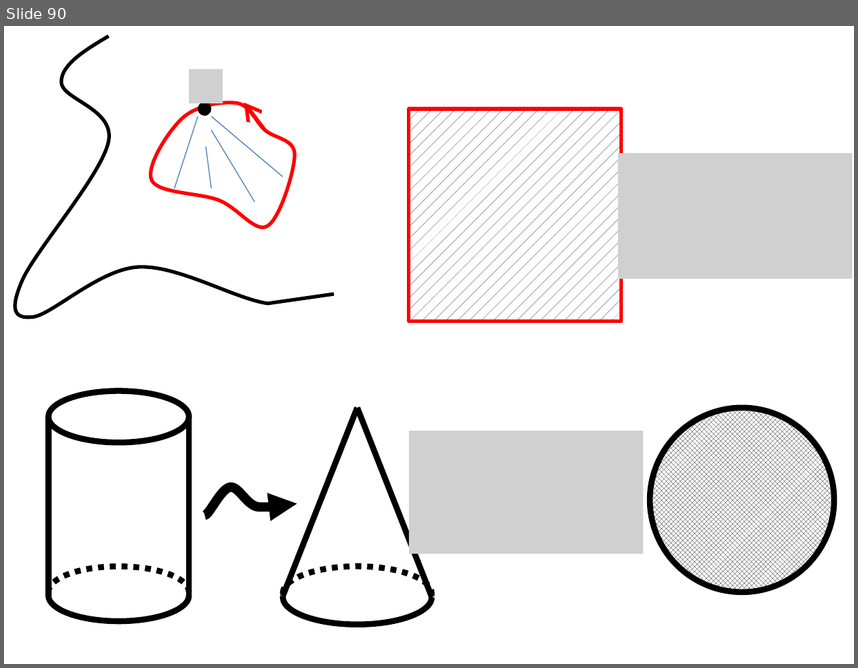
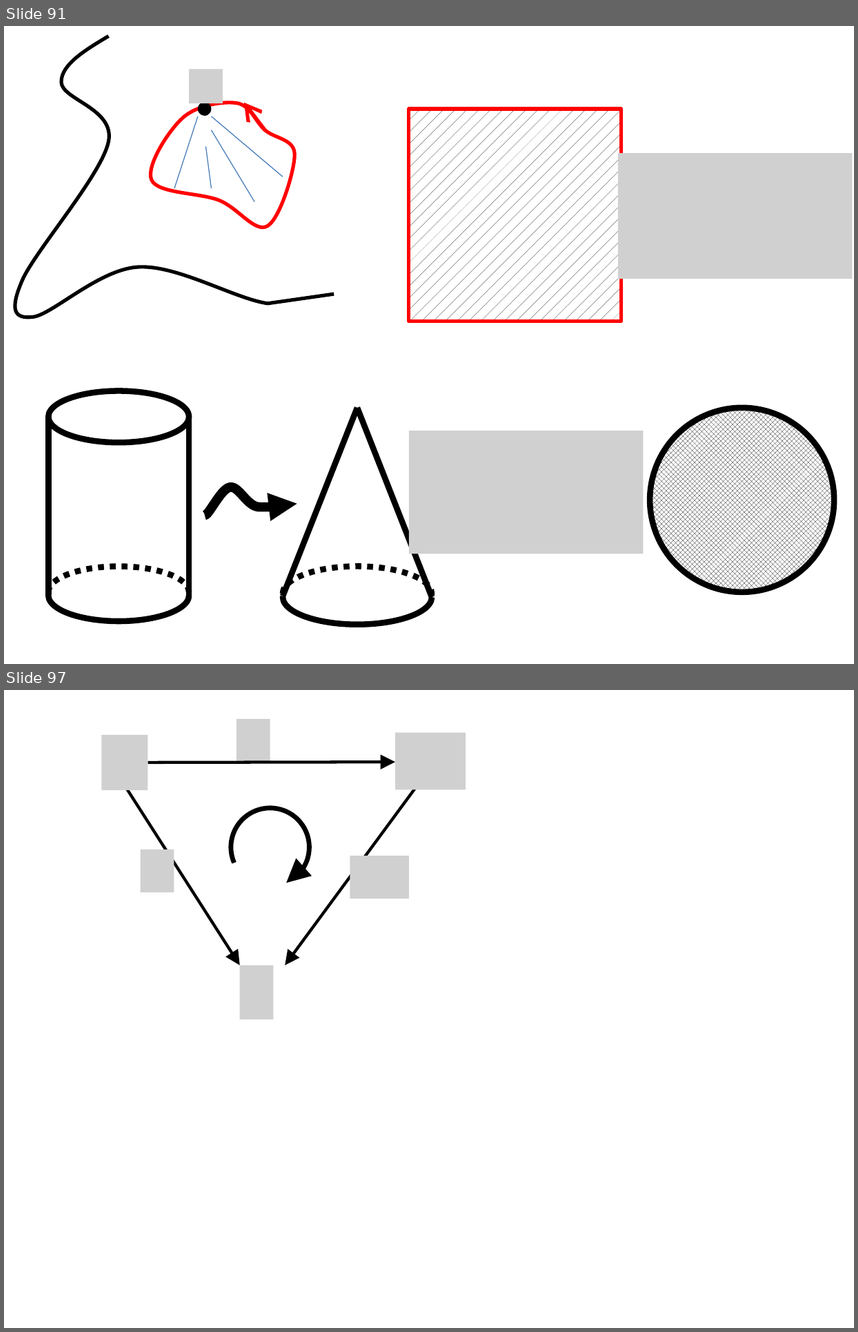
Before and after one commit to lutteropp/GeoTopo, a slide deck: images/Bilder.pptx. Shown one above the other, each under a label of ours: slide 90 before the commit, slides 91 and 97 after it; the slides between them are not shown. The pictures are 858x668 and 858x1332 pixels, drawn with LibreOffice and Linux fonts; fonts in the diff are those of the drawing; grey boxes stand for pictures. Boxes give left, top, right and bottom in pixels: in the first picture for what was removed or moved away, otherwise in the second. Text is boxed around its words. In the diff, an @@ line names an element or a change of style, - is before the commit and + after.

```diff
--- a/images/Bilder.pptx
+++ b/images/Bilder.pptx
@@ slide 97 added at [4,690,854,1328], background #FFFFFF @@
@@ picture added at [237,719,271,761] @@
@@ picture added at [102,735,148,790] @@
@@ picture added at [395,733,466,789] @@
@@ arrow added from (148, 762) to (395, 762), #000000 2.5 pt @@
@@ arrow added from (128, 789) to (239, 965), #000000 2.5 pt @@
@@ arrow added from (415, 788) to (286, 965), #000000 2.5 pt @@
@@ arc (boxed as its full ellipse) added at [219,796,322,899], outline #000000 4 pt @@
@@ picture added at [140,849,174,891] @@
@@ picture added at [350,856,408,898] @@
@@ picture added at [239,965,274,1020] @@
@@ what was slide 90 is now slide 91 @@
```
Also in this commit, not shown: 2 slides changed, 6 other slides added, 17 other files.
